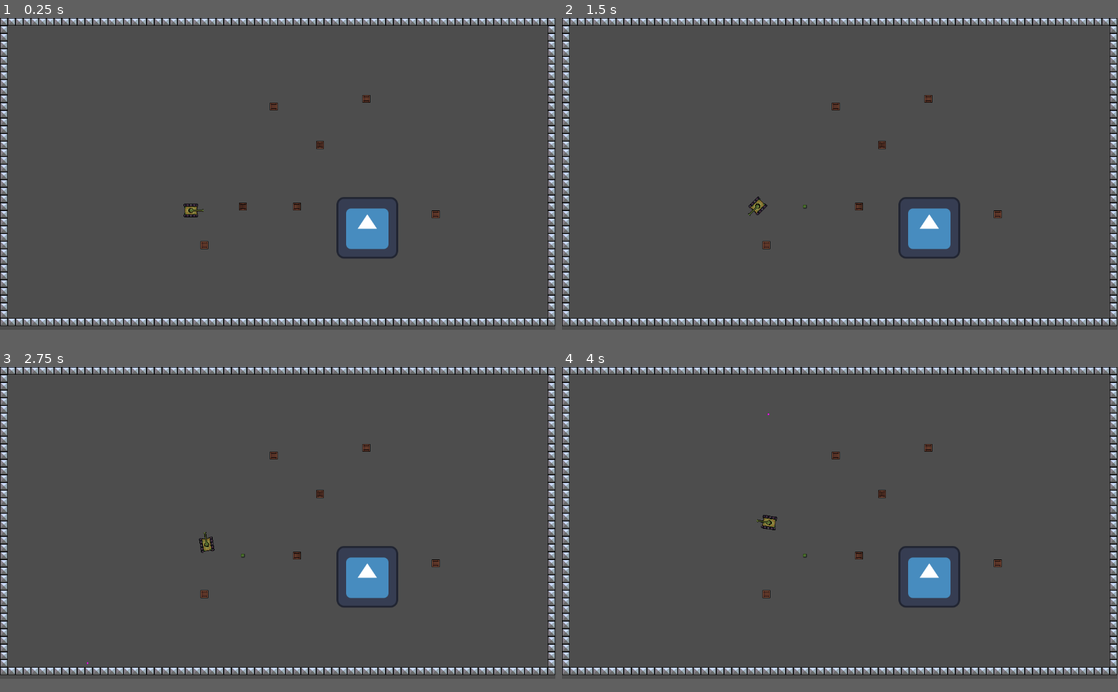
Above: before the commit, frames 1-4 (two rows, left to right).
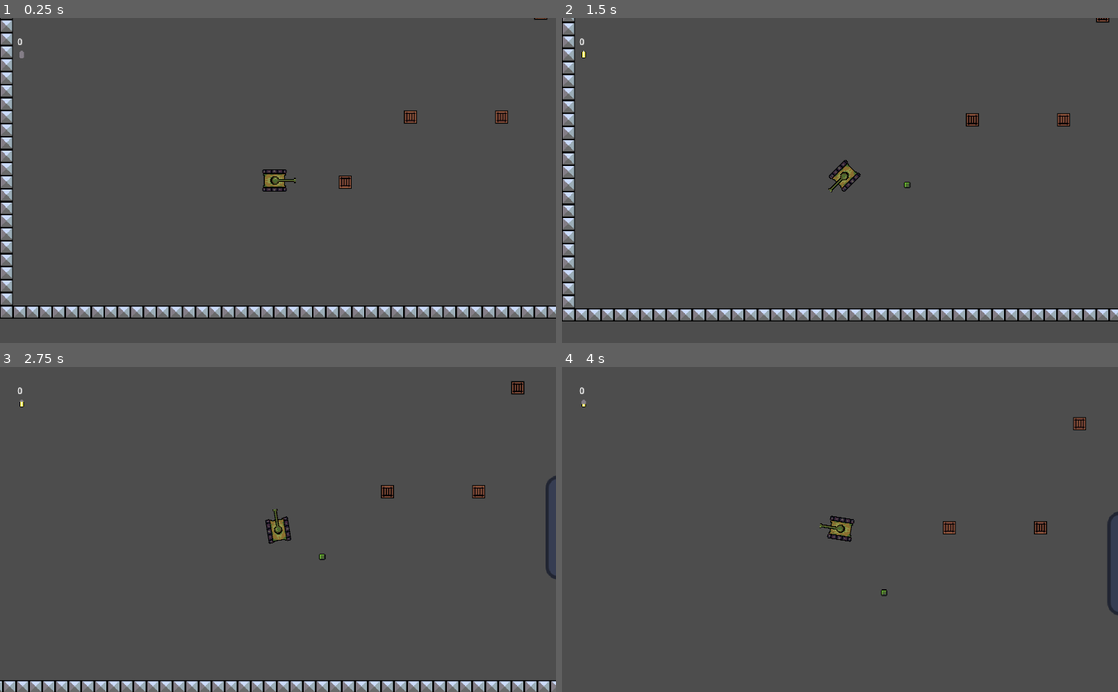
Above: after the commit, the same moments.

Repository: Danl2620/scifi-rpg
Game: Godot game, scene res://scenes/game.tscn
Same seed, same stepped clock (60 frames per second), same inputs: the game is played once before the commit and once after it. Before the commit the project starts from res://scenes/worlds/world.tscn. The engine's default icon, where the game draws it, is replaced by a stand-in: a white triangle on a blue panel in a dark square.
Inputs:
- Up to frame 1 (0.25 s): no input
- Up to frame 2 (1.5 s): tap Enter at 0.5 s; hold D (turn_right) 0.53-1.28 s; hold Backspace (weapon_fire) 0.53-1.28 s; hold S (move_backward) from 1.28 s (still down); tap Backspace (weapon_fire) at 1.35 s
- Up to frame 3 (2.75 s): release S (move_backward) at 2.03 s; hold D (turn_right) from 2.03 s (still down); hold Backspace (weapon_fire) from 2.03 s (still down)
- Up to frame 4 (4 s): release D (turn_right) at 2.78 s; release Backspace (weapon_fire) at 2.78 s; hold W (move_forward) 2.78-3.53 s; tap Backspace (weapon_fire) at 2.85 s; hold A (turn_left) from 3.53 s (still down); hold Backspace (weapon_fire) from 3.53 s (still down)
In our replay, the window is 799x449 before the commit and 800x468 after it. These sizes can differ from the game's own. Grey fills any space a smaller window leaves; there, only what the larger window draws over its background counts as a difference.

The runs differ from the first frame. In frame 1, 13% of the frame differs, in the area x 0-100%, y 0-95%; in frame 2, 12%; in frame 3, 12%; in frame 4, 9.2%.

Commit message:
reorg into game scene, add UI for score and reloading progress

Diff:
--- a/project.godot
+++ b/project.godot
@@ -11,9 +11,15 @@
 [application]
 
 config/name="fundamentals"
-run/main_scene="res://scenes/worlds/world.tscn"
+run/main_scene="res://scenes/game.tscn"
 config/features=PackedStringArray("4.2", "Forward Plus")
 config/icon="res://icon.svg"
+
+[display]
+
+window/size/viewport_width=2048
+window/size/viewport_height=1200
+window/stretch/mode="viewport"
 
 [input]
 
--- a/scenes/actors/bullet.gd
+++ b/scenes/actors/bullet.gd
@@ -12,8 +12,8 @@
 	position += direction.normalized() * SPEED * delta
 
 # Called every frame. 'delta' is the elapsed time since the previous frame.
-func _process(delta):
-	pass
+#func _process(delta):
+	#pass
 
 
 func _on_body_entered(body):
--- a/scenes/actors/tank.gd
+++ b/scenes/actors/tank.gd
@@ -9,12 +9,27 @@
 @onready var body_sprite := $BodySprite
 @onready var animation_player = $AnimationPlayer
 @onready var collider = $CollisionShape2D
+@onready var camera : Camera2D = $Camera2D
 
 var direction : Vector2 = Vector2(1,0)
 
+signal collected(collectable)
+signal reloaded()
+signal reload_progress(progress)
+
+
 # Called when the node enters the scene tree for the first time.
 func _ready():
-	pass ## weapon.set_rotation_degrees(0)
+	##pass ## weapon.set_rotation_degrees(0)
+	weapon.reloaded.connect(func (): reloaded.emit())
+	weapon.reload_progress.connect(func (progress): reload_progress.emit(progress))
+	camera.enabled = true
+	camera.position_smoothing_enabled = true
+	camera.limit_left = 0
+	camera.limit_top = 0
+	camera.limit_right = 1200
+	camera.limit_bottom = 680
+	camera.zoom = Vector2(3,3)
 
 func _input(event):
 	if event.is_action_pressed("weapon_fire"):
@@ -48,5 +63,9 @@
 	weapon.set_rotation_degrees(weapon.get_rotation_degrees() + (weapon_rotate_direction * ROTATE_SPEED * delta * PI))
 
 # Called every frame. 'delta' is the elapsed time since the previous frame.
-func _process(delta):
-	pass
+#func _process(delta):
+	#pass
+
+
+func collect(collectable):
+	collected.emit(collectable)
--- a/scenes/actors/tank.tscn
+++ b/scenes/actors/tank.tscn
@@ -9,7 +9,7 @@
 tracks/0/type = "value"
 tracks/0/imported = false
 tracks/0/enabled = true
-tracks/0/path = NodePath("Tank/BodySprite:texture")
+tracks/0/path = NodePath("BodySprite:texture")
 tracks/0/interp = 1
 tracks/0/loop_wrap = true
 tracks/0/keys = {
@@ -21,7 +21,7 @@
 tracks/1/type = "value"
 tracks/1/imported = false
 tracks/1/enabled = true
-tracks/1/path = NodePath("Tank/BodySprite:frame")
+tracks/1/path = NodePath("BodySprite:frame")
 tracks/1/interp = 1
 tracks/1/loop_wrap = true
 tracks/1/keys = {
@@ -36,7 +36,7 @@
 tracks/0/type = "value"
 tracks/0/imported = false
 tracks/0/enabled = true
-tracks/0/path = NodePath("Tank/BodySprite:texture")
+tracks/0/path = NodePath("BodySprite:texture")
 tracks/0/interp = 1
 tracks/0/loop_wrap = true
 tracks/0/keys = {
@@ -48,7 +48,7 @@
 tracks/1/type = "value"
 tracks/1/imported = false
 tracks/1/enabled = true
-tracks/1/path = NodePath("Tank/BodySprite:frame")
+tracks/1/path = NodePath("BodySprite:frame")
 tracks/1/interp = 1
 tracks/1/loop_wrap = true
 tracks/1/keys = {
@@ -65,7 +65,7 @@
 tracks/0/type = "value"
 tracks/0/imported = false
 tracks/0/enabled = true
-tracks/0/path = NodePath("Tank/BodySprite:frame")
+tracks/0/path = NodePath("BodySprite:frame")
 tracks/0/interp = 1
 tracks/0/loop_wrap = true
 tracks/0/keys = {
@@ -85,26 +85,25 @@
 [sub_resource type="RectangleShape2D" id="RectangleShape2D_vgmxe"]
 size = Vector2(26, 26)
 
-[node name="Tank" type="Node2D"]
-
-[node name="Tank" type="CharacterBody2D" parent="." node_paths=PackedStringArray("weapon")]
+[node name="Tank" type="CharacterBody2D" node_paths=PackedStringArray("weapon")]
 collision_layer = 2
 script = ExtResource("1_5focf")
 weapon = NodePath("Weapon")
 
-[node name="AnimationPlayer" type="AnimationPlayer" parent="Tank"]
-root_node = NodePath("../..")
+[node name="AnimationPlayer" type="AnimationPlayer" parent="."]
 libraries = {
 "": SubResource("AnimationLibrary_mber7")
 }
 
-[node name="CollisionShape2D" type="CollisionShape2D" parent="Tank"]
+[node name="CollisionShape2D" type="CollisionShape2D" parent="."]
 position = Vector2(-1, 0)
 shape = SubResource("RectangleShape2D_vgmxe")
 
-[node name="BodySprite" type="Sprite2D" parent="Tank"]
+[node name="BodySprite" type="Sprite2D" parent="."]
 position = Vector2(-1, 0)
 texture = ExtResource("1_uw7lc")
 hframes = 2
 
-[node name="Weapon" parent="Tank" instance=ExtResource("2_410ti")]
+[node name="Weapon" parent="." instance=ExtResource("2_410ti")]
+
+[node name="Camera2D" type="Camera2D" parent="."]
--- a/scenes/actors/weapon.gd
+++ b/scenes/actors/weapon.gd
@@ -1,5 +1,8 @@
 extends Node2D
 class_name Weapon
+
+signal reloaded()
+signal reload_progress(progress)
 
 enum STATE { READY, FIRING, RELOADING }
 
@@ -28,7 +31,11 @@
 
 func _on_reload_timer_timeout():
 	change_state(STATE.READY)
+	reloaded.emit()
 
 # Called every frame. 'delta' is the elapsed time since the previous frame.
-func _process(delta):
-	pass
+func _process(_delta):
+	var timer:Timer = reload_timer
+	if !timer.is_stopped():
+		##reload_progress.emit(1-(timer.time_left/timer.wait_time))
+		reload_progress.emit(remap(timer.time_left,timer.wait_time,0,0,1))
--- a/scenes/actors/weapon.tscn
+++ b/scenes/actors/weapon.tscn
@@ -13,5 +13,6 @@
 offset = Vector2(10, 0)
 
 [node name="ReloadTimer" type="Timer" parent="."]
+one_shot = true
 
 [connection signal="timeout" from="ReloadTimer" to="." method="_on_reload_timer_timeout"]
--- /dev/null
+++ b/scenes/game.gd
@@ -0,0 +1,19 @@
+extends Node2D
+class_name Game
+
+@export var tank: Tank
+@export var ui: UI
+
+# Called when the node enters the scene tree for the first time.
+func _ready():
+	if !tank.collected.is_connected(ui._on_collected):
+		tank.collected.connect(ui._on_collected)
+	if !tank.reload_progress.is_connected(ui._on_reload_progress):
+		tank.reload_progress.connect(ui._on_reload_progress)
+	if !tank.reloaded.is_connected(ui._on_reloaded):
+		tank.reloaded.connect(ui._on_reloaded)
+
+
+# Called every frame. 'delta' is the elapsed time since the previous frame.
+#func _process(delta):
+	#pass
--- /dev/null
+++ b/scenes/game.tscn
@@ -0,0 +1,18 @@
+[gd_scene load_steps=5 format=3 uid="uid://dypwnauvsbuap"]
+
+[ext_resource type="PackedScene" uid="uid://b81k3bji16047" path="res://scenes/worlds/world.tscn" id="1_mp0dq"]
+[ext_resource type="Script" path="res://scenes/game.gd" id="1_xkf5u"]
+[ext_resource type="PackedScene" uid="uid://bsk17bhq6byro" path="res://scenes/ui/ui.tscn" id="2_oydf6"]
+[ext_resource type="PackedScene" uid="uid://crnuitur4ygb5" path="res://scenes/actors/tank.tscn" id="2_yh5pu"]
+
+[node name="Game" type="Node2D" node_paths=PackedStringArray("tank", "ui")]
+script = ExtResource("1_xkf5u")
+tank = NodePath("Tank")
+ui = NodePath("Ui")
+
+[node name="Ui" parent="." instance=ExtResource("2_oydf6")]
+
+[node name="World" parent="." instance=ExtResource("1_mp0dq")]
+
+[node name="Tank" parent="." instance=ExtResource("2_yh5pu")]
+position = Vector2(338, 470)
--- /dev/null
+++ b/scenes/ui/ui.gd
@@ -0,0 +1,31 @@
+extends CanvasLayer
+class_name UI
+
+@onready var score_label = %Score
+@onready var reload_progress = %ReloadProgress
+var score = 0
+
+# Called when the node enters the scene tree for the first time.
+func _ready():
+	_update_score_label()
+
+func set_score(new_score):
+	score = new_score
+	_update_score_label()
+
+func _update_score_label():
+	score_label.text = str(score)
+
+func _on_collected(collectable) -> void:
+	if collectable:
+		set_score(score + 100)
+
+func _on_reload_progress(progress) -> void:
+	reload_progress.value = clampf(progress,0,1)
+
+func _on_reloaded() -> void:
+	reload_progress.value = 1
+
+# Called every frame. 'delta' is the elapsed time since the previous frame.
+#func _process(delta):
+	#pass
--- /dev/null
+++ b/scenes/ui/ui.tscn
@@ -0,0 +1,59 @@
+[gd_scene load_steps=5 format=3 uid="uid://bsk17bhq6byro"]
+
+[ext_resource type="Script" path="res://scenes/ui/ui.gd" id="1_a21uc"]
+[ext_resource type="Texture2D" uid="uid://qvslia6pujyg" path="res://assets/sprites/ammo_ui_icon.png" id="2_qfqgs"]
+
+[sub_resource type="AtlasTexture" id="AtlasTexture_jgwnt"]
+atlas = ExtResource("2_qfqgs")
+region = Rect2(0, 0, 16, 16)
+
+[sub_resource type="AtlasTexture" id="AtlasTexture_h8i33"]
+atlas = ExtResource("2_qfqgs")
+region = Rect2(0, 16, 16, 16)
+
+[node name="Ui" type="CanvasLayer"]
+script = ExtResource("1_a21uc")
+
+[node name="Control" type="Control" parent="."]
+layout_mode = 3
+anchors_preset = 15
+anchor_right = 1.0
+anchor_bottom = 1.0
+grow_horizontal = 2
+grow_vertical = 2
+scale = Vector2(2, 2)
+
+[node name="MarginContainer" type="MarginContainer" parent="Control"]
+layout_mode = 1
+anchors_preset = 15
+anchor_right = 1.0
+anchor_bottom = 1.0
+grow_horizontal = 2
+grow_vertical = 2
+theme_override_constants/margin_left = 32
+theme_override_constants/margin_top = 32
+theme_override_constants/margin_right = 32
+theme_override_constants/margin_bottom = 32
+
+[node name="VBoxContainer" type="VBoxContainer" parent="Control/MarginContainer"]
+layout_mode = 2
+
+[node name="HBoxContainer" type="HBoxContainer" parent="Control/MarginContainer/VBoxContainer"]
+layout_mode = 2
+
+[node name="Score" type="Label" parent="Control/MarginContainer/VBoxContainer/HBoxContainer"]
+unique_name_in_owner = true
+layout_mode = 2
+text = "200"
+
+[node name="HBoxContainer2" type="HBoxContainer" parent="Control/MarginContainer/VBoxContainer"]
+layout_mode = 2
+
+[node name="ReloadProgress" type="TextureProgressBar" parent="Control/MarginContainer/VBoxContainer/HBoxContainer2"]
+unique_name_in_owner = true
+layout_mode = 2
+max_value = 1.0
+step = 0.1
+fill_mode = 3
+texture_under = SubResource("AtlasTexture_jgwnt")
+texture_progress = SubResource("AtlasTexture_h8i33")
--- a/scenes/worlds/world.tscn
+++ b/scenes/worlds/world.tscn
@@ -1,10 +1,9 @@
-[gd_scene load_steps=8 format=3 uid="uid://b81k3bji16047"]
+[gd_scene load_steps=7 format=3 uid="uid://b81k3bji16047"]
 
 [ext_resource type="Texture2D" uid="uid://vrxwxtobyo2p" path="res://icon.svg" id="1_qn4yx"]
-[ext_resource type="PackedScene" uid="uid://crnuitur4ygb5" path="res://scenes/actors/tank.tscn" id="2_3whd1"]
-[ext_resource type="PackedScene" uid="uid://cydkpkx3wj2v7" path="res://scenes/actors/wall.tscn" id="3_bh4on"]
-[ext_resource type="PackedScene" uid="uid://ckgeaxmuvymt0" path="res://scenes/actors/plus.tscn" id="4_3wwd6"]
-[ext_resource type="PackedScene" uid="uid://cqqu4835bfy1y" path="res://scenes/actors/crate.tscn" id="5_muu26"]
+[ext_resource type="PackedScene" uid="uid://cydkpkx3wj2v7" path="res://scenes/worlds/wall.tscn" id="3_bh4on"]
+[ext_resource type="PackedScene" uid="uid://ckgeaxmuvymt0" path="res://scenes/worlds/plus.tscn" id="4_3wwd6"]
+[ext_resource type="PackedScene" uid="uid://cqqu4835bfy1y" path="res://scenes/worlds/crate.tscn" id="5_muu26"]
 
 [sub_resource type="TileSetScenesCollectionSource" id="TileSetScenesCollectionSource_dradj"]
 resource_name = "walls"
@@ -21,9 +20,6 @@
 position = Vector2(762, 436)
 texture = ExtResource("1_qn4yx")
 
-[node name="Tank" parent="." instance=ExtResource("2_3whd1")]
-position = Vector2(397, 400)
-
 [node name="TileMap" type="TileMap" parent="."]
 tile_set = SubResource("TileSet_ekwbb")
 format = 2
